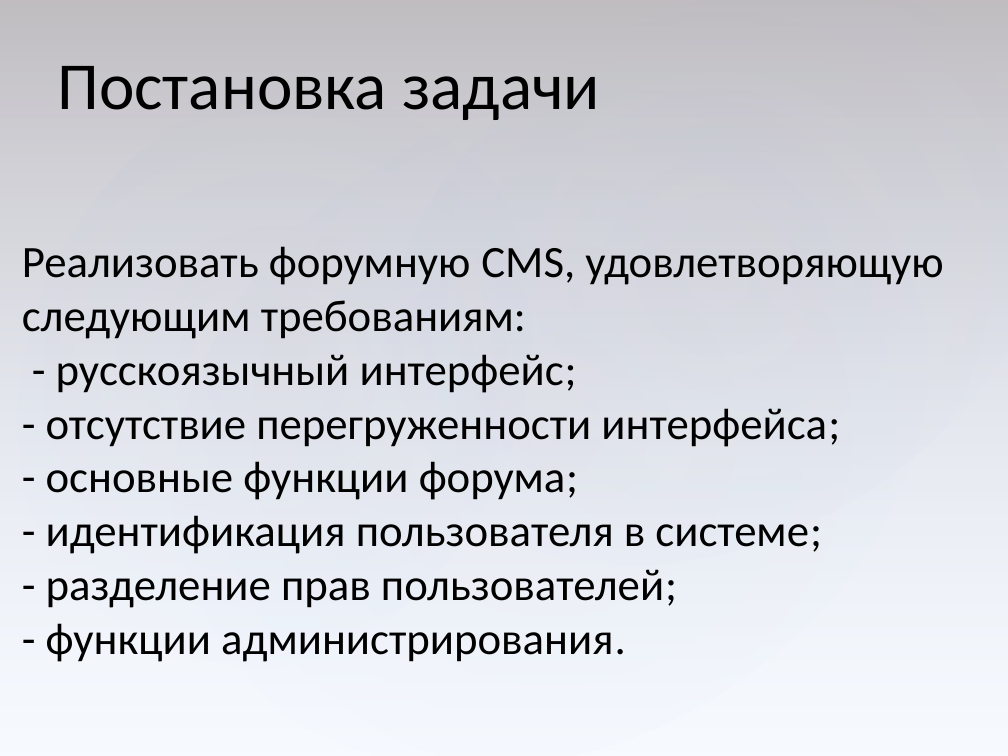
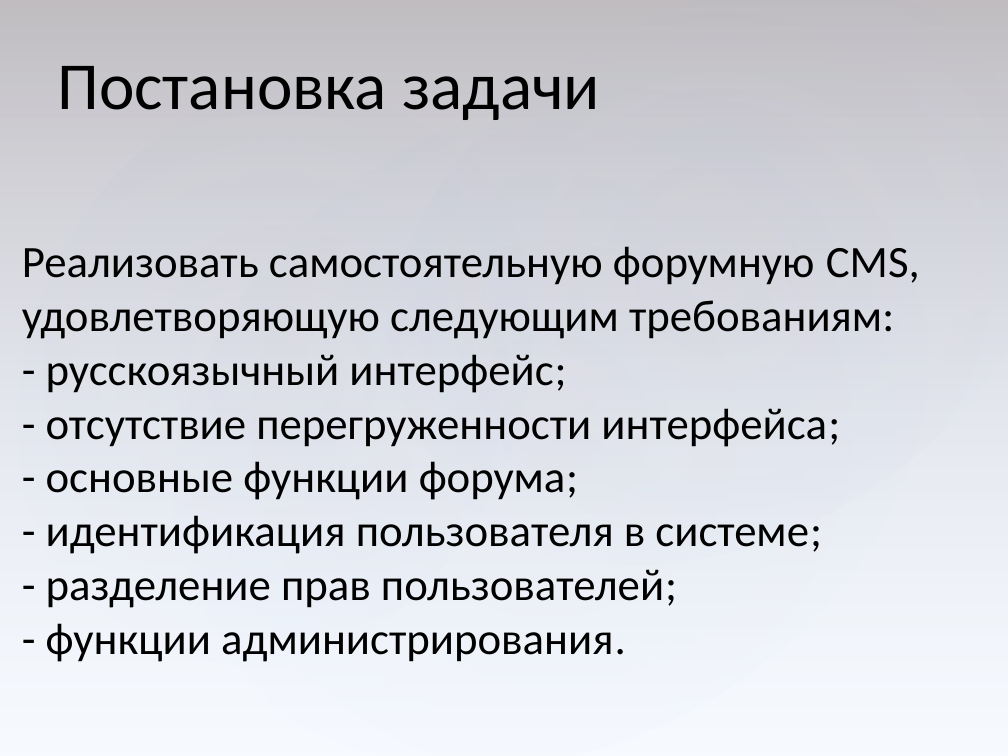
Before and after one commit to serpikovs/in40, a slide deck: slide 4 of !docs/Presentation (Serpikov).pptx. Drawn at 1008x756 pixels with LibreOffice and Linux fonts; fonts in the diff are those of the drawing. Boxes give left, top, right and bottom in pixels: in the first picture for what was removed or moved away, otherwise in the second. Text is boxed around its words. In the diff, an @@ line names an element or a change of style, - is before the commit and + after.

```diff
--- a/!docs/Presentation (Serpikov).pptx
+++ b/!docs/Presentation (Serpikov).pptx
@@ text at [22,246,920,339]: text changed @@
-Реализовать форумную CMS, удовлетворяющую следующим требованиям:
+Реализовать самостоятельную форумную CMS, удовлетворяющую следующим требованиям:
```
Also in this commit, not shown: 1 other slide changed, 1 other file.
